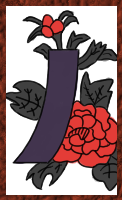
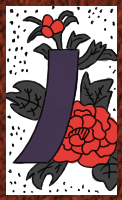
Revision of a layered 122x200 image; what changed, layer by layer:
added layer "Layer 6" (1st of 2) above "Layer 7" over 7, 6, 116, 194
